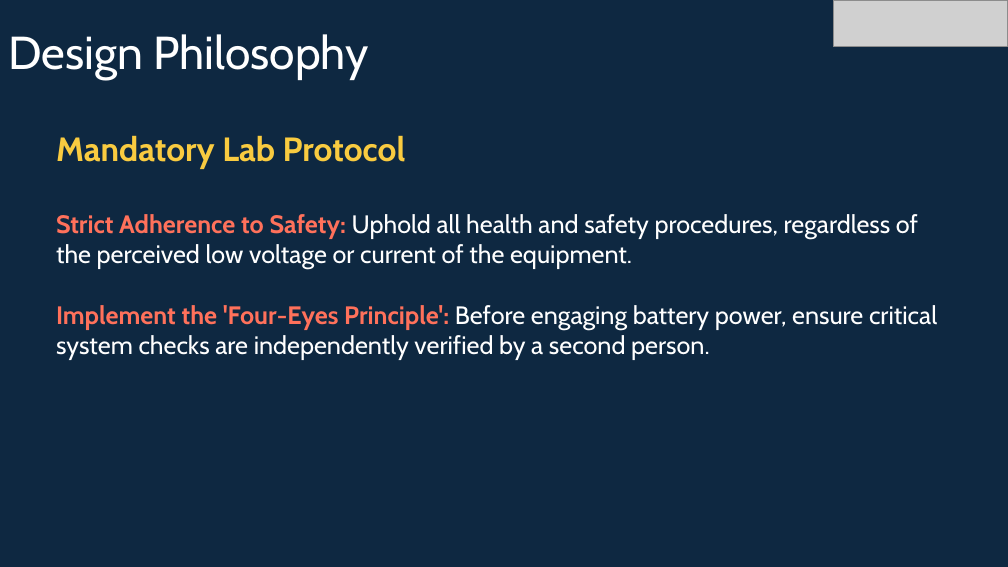
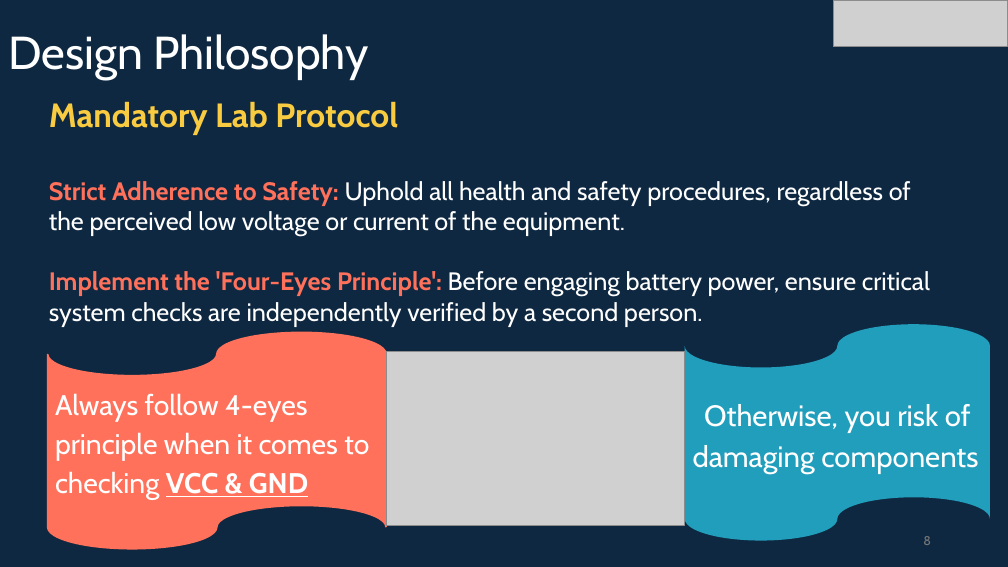
Before and after one commit to info-zas/Training, a slide deck: slide 8 of GPREC/ZAS_Robotics_TrainingSchedule.pptx. Drawn at 1008x567 pixels with LibreOffice and Linux fonts; fonts in the diff are those of the drawing; grey boxes stand for pictures. Boxes give left, top, right and bottom in pixels: in the first picture for what was removed or moved away, otherwise in the second. Text is boxed around its words. In the diff, an @@ line names an element or a change of style, - is before the commit and + after.

```diff
--- a/GPREC/ZAS_Robotics_TrainingSchedule.pptx
+++ b/GPREC/ZAS_Robotics_TrainingSchedule.pptx
@@ text "Mandatory Lab Protocol": place and size @@
-text "Mandatory Lab Protocol" at (56, 135, 937, 360)
+text "Mandatory Lab Protocol" at (49, 101, 930, 327)
@@ flow chart punched tape added at (685, 324, 991, 541), fill #219EBC, 28 pt, text #FFFFFF @@
+Otherwise, you risk of damaging components
@@ flow chart punched tape added at (48, 333, 386, 549), fill #FF715B, outline #FF715B 1.5 pt, 27 pt, text #FFFFFF @@
+Always follow 4-eyes principle when it comes to checking VCC & GND
@@ picture added at (386, 351, 685, 526) @@
@@ page number added at (923, 536, 931, 545), 12 pt, text #797979 @@
+8
```
Also in this commit, not shown: 23 other slides changed, 2 slides added, 2 other files.
